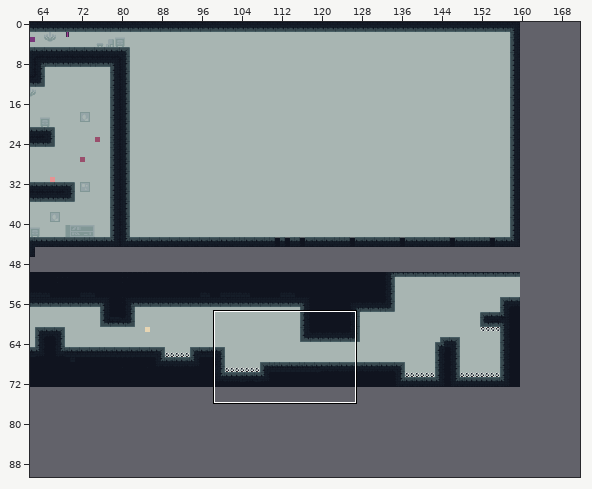
Level history. Tiled map: assets/newLevels.tmx. The picture above shows the old version from afar; the outline marks the close-up.
Close-up. Old version:
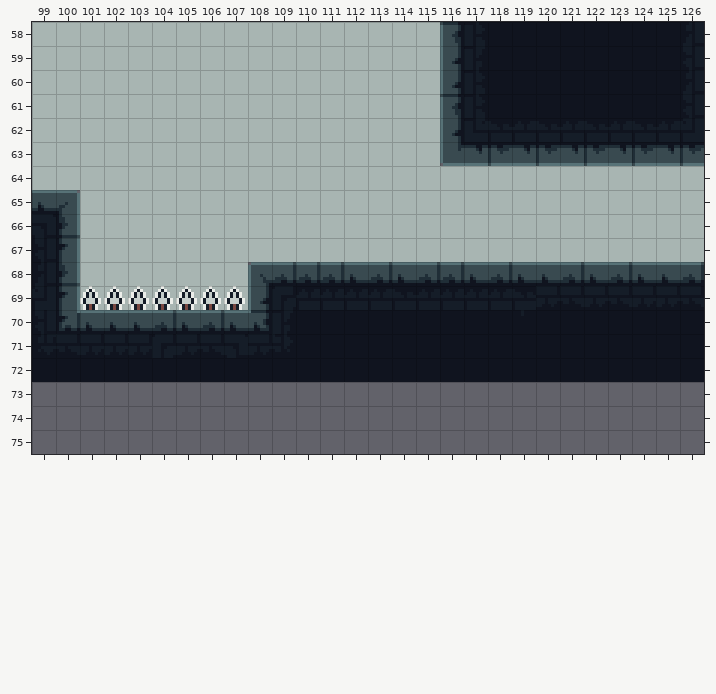
Cells are 8x8 px. Shown: x 99..126, y 58..75. The commit also changed other parts of the map, which this record leaves out.
The result:
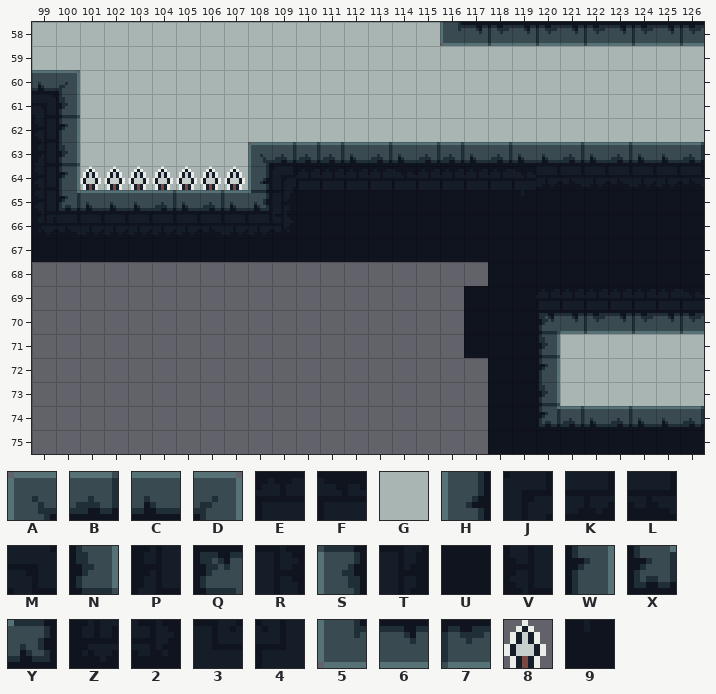
Key: from "tileset": A 0, B 1, C 4, D 5, E 7, F 8, G 12, H 32, J 33, K 34, L 35, M 36, N 37, P 38, Q 39, R 41, S 64, T 65, U 66, V 68, W 69, X 71, Y 72, Z 102, 2 105, 3 129, 4 132, 5 160, 6 161, 7 162, 8 232, 9 418.
_ is an empty cell, # one hidden under a higher layer, . an unchanged one.
From old to new:
--- layer "bg"
@@ x 101..126 @@
-59 ..................._______
-60 ...............___________
-61 ...............___________
-62 ...............___________
-63 .......G..................
-64 .......G...........GGGGGGG
-65 GGGGGGGGGGGGGGGGGGGGGGGGGG
-66 GGGGGGGGGGGGGGGGGGGGGGGGGG
-67 GGGGGGGGGGGGGGGGGGGGGGGGGG
-68 GGGGGGG.####..............
-69 GGGGGGG.####..............
+59 ...................GGGGGGG
+60 ...............GGGGGGGGGGG
+61 ...............GGGGGGGGGGG
+62 ...............GGGGGGGGGGG
+63 ......._..................
+64 ......._..........._______
+65 __________________________
+66 __________________________
+67 __________________________
+68 _______.____..............
+69 _______.____..............
--- layer "ground"
@@ x 99..126 @@
-58 .................SRUUUUUUUUP
-59 .................HTUUUUUUUUV
-60 GG...............HRUUUUUUUUP
-61 GG...............SRUUUUUUUUV
-62 GG...............H3FEFEFEFE4
-63 GG......._GGGGGGG56767676767
-64 GGGG....._GGGGGGGGGGG_______
-65 CD__________________________
-66 .N___.__.___________________
-67 .W__________________________
-68 PN.......ABBBCBCBBCBCCBCBCCB
-69 4W.......HJEEEEFEE..........
-70 VXCCCBCBCYTUUUUUUU...UUUUUUU
-71 ZLKKKJKLMK2UUUUUUU...UUUUUUU
-72 UUUUUUUUUUUUUUUUUUU..UUUUUUU
-73 ..................._________
-74 ..................._________
-75 ..................._________
+58 .................56767676767
+59 .................GGGG_______
+60 CD...............___________
+61 MN...............___________
+62 VW...............___________
+63 PN.......ABBBCBCBBCBCCBCBCCB
+64 #W__.....HJEEEEFEEEEFKLKLKKL
+65 VXCCCBCBCYTUUUUUUUUU9UUUUUUU
+66 .LKKK.KL.K2UUUUUUUUUUUUUUUUU
+67 .UUUUUUUUUUUUUUUUUUUUUUUUUUU
+68 __.......__________UUUUUUUUU
+69 __......._________..........
+70 __________________...Q676767
+71 __________________...NGGGGGG
+72 ___________________..WGGGGGG
+73 ...................UUNGGGGGG
+74 ...................UUXBCBCCB
+75 ...................UUUUUUUUU
--- layer "killArea"
@@ x 99..107 @@
-64 _._______
+64 V.8888888
@@ x 104..107 @@
-66 _.._
+66 K..K
@@ x 101..107 @@
-69 8888888
+69 _______
